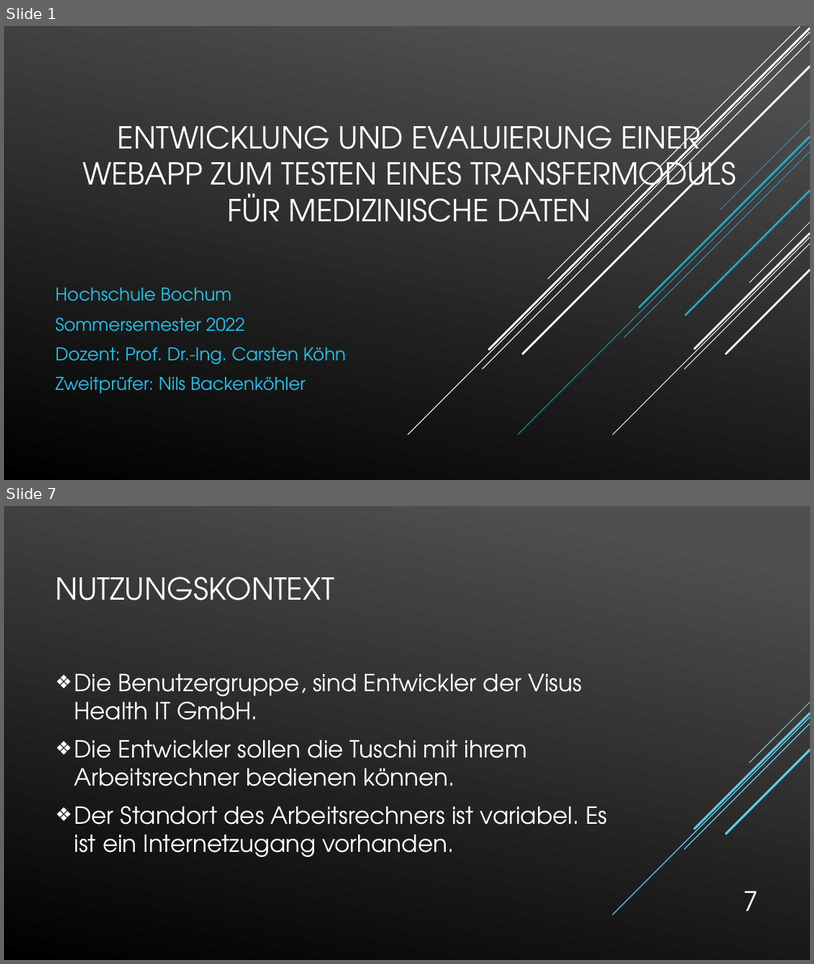
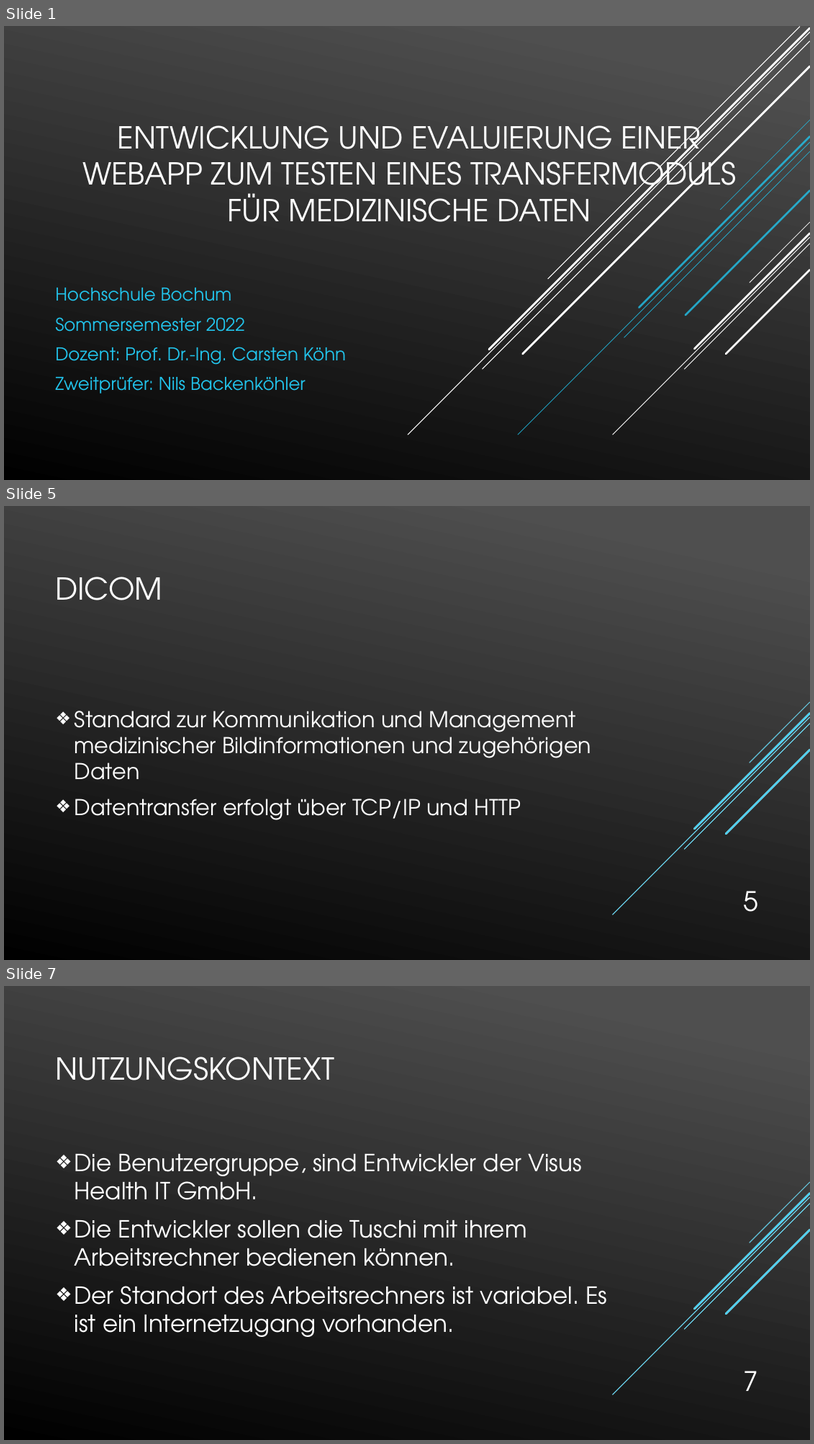
Before and after one commit to Tura92/Bachelorarbeit, a slide deck: Kolloquium Präsentation.pptx. Shown one above the other, each under a label of ours: slides 1 and 7 before the commit, slides 1, 5 and 7 after it; the slides between them are not shown. The pictures are 814x964 and 814x1444 pixels, drawn with LibreOffice and Linux fonts; fonts in the diff are those of the drawing. Boxes give left, top, right and bottom in pixels: in the first picture for what was removed or moved away, otherwise in the second. Text is boxed around its words. In the diff, an @@ line names an element or a change of style, - is before the commit and + after.

```diff
--- a/Kolloquium Präsentation.pptx
+++ b/Kolloquium Präsentation.pptx
@@ slide 5 added at (4, 506, 810, 960), background gradient #4F4F4F to #000000; not listed: 5 template elements that a slide beside it also shows @@
@@ title added at (55, 577, 162, 600), 36 pt, text #FFFFFF @@
+DICOM
@@ text added at (75, 710, 592, 820), 26 pt, text #FFFFFF @@
+❖ Standard zur Kommunikation und Management medizinischer Bildinformationen und zugehörigen Daten
+❖ Datentransfer erfolgt über TCP/IP und HTTP
@@ group added at (613, 702, 810, 914): 5 lines @@
@@ page number added at (744, 890, 759, 911), 32 pt, text #FFFFFF @@
+5
```
Also in this commit, not shown: 6 slides changed, 3 other files.
